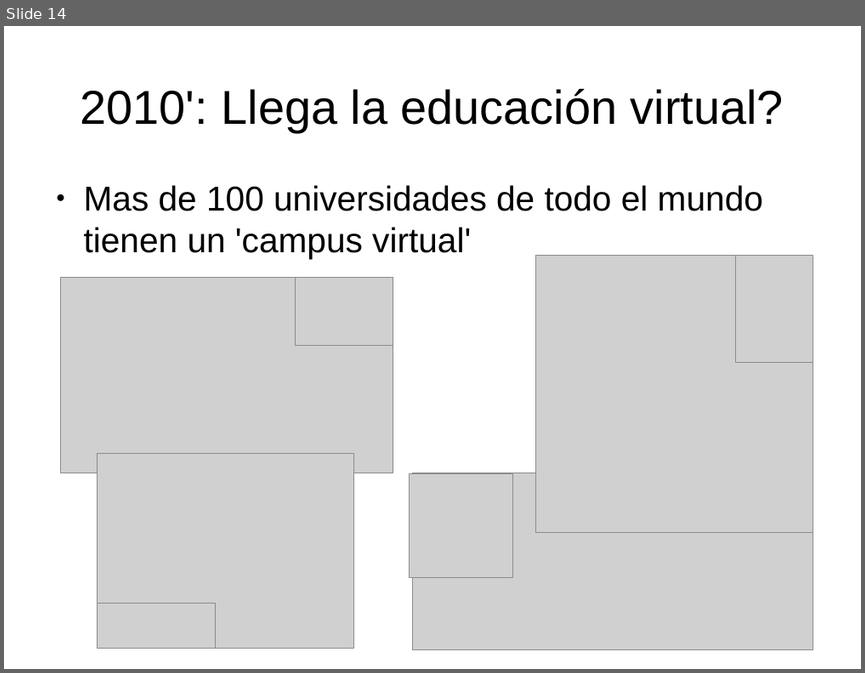
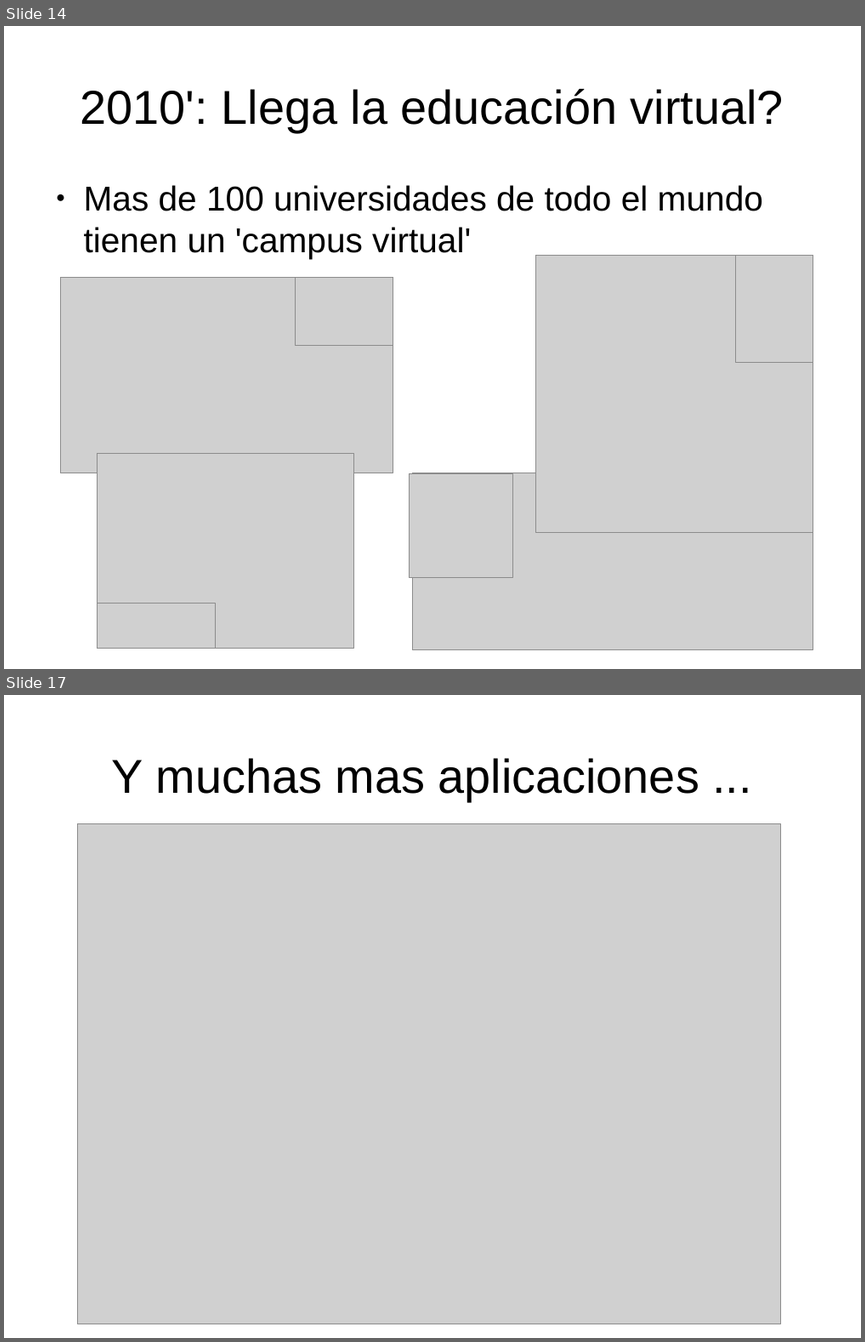
Before and after one commit to carlosareces/elic10, a slide deck: slides/dia4-parte1.odp. Shown one above the other, each under a label of ours: slide 14 before the commit, slides 14 and 17 after it; the slides between them are not shown. The pictures are 865x673 and 865x1342 pixels, drawn with LibreOffice and Linux fonts; fonts in the diff are those of the drawing; grey boxes stand for pictures. Boxes give left, top, right and bottom in pixels: in the first picture for what was removed or moved away, otherwise in the second. Text is boxed around its words. In the diff, an @@ line names an element or a change of style, - is before the commit and + after.

```diff
--- a/slides/dia4-parte1.odp
+++ b/slides/dia4-parte1.odp
@@ slide 17 added at [4,695,861,1338], background #FFFFFF @@
@@ title added at [112,758,699,801], 44 pt, text #000000 @@
+Y muchas mas aplicaciones ...
@@ picture added at [78,824,781,1324] @@
```
Also in this commit, not shown: 2 slides changed, 1 slide removed, 1 other file.
